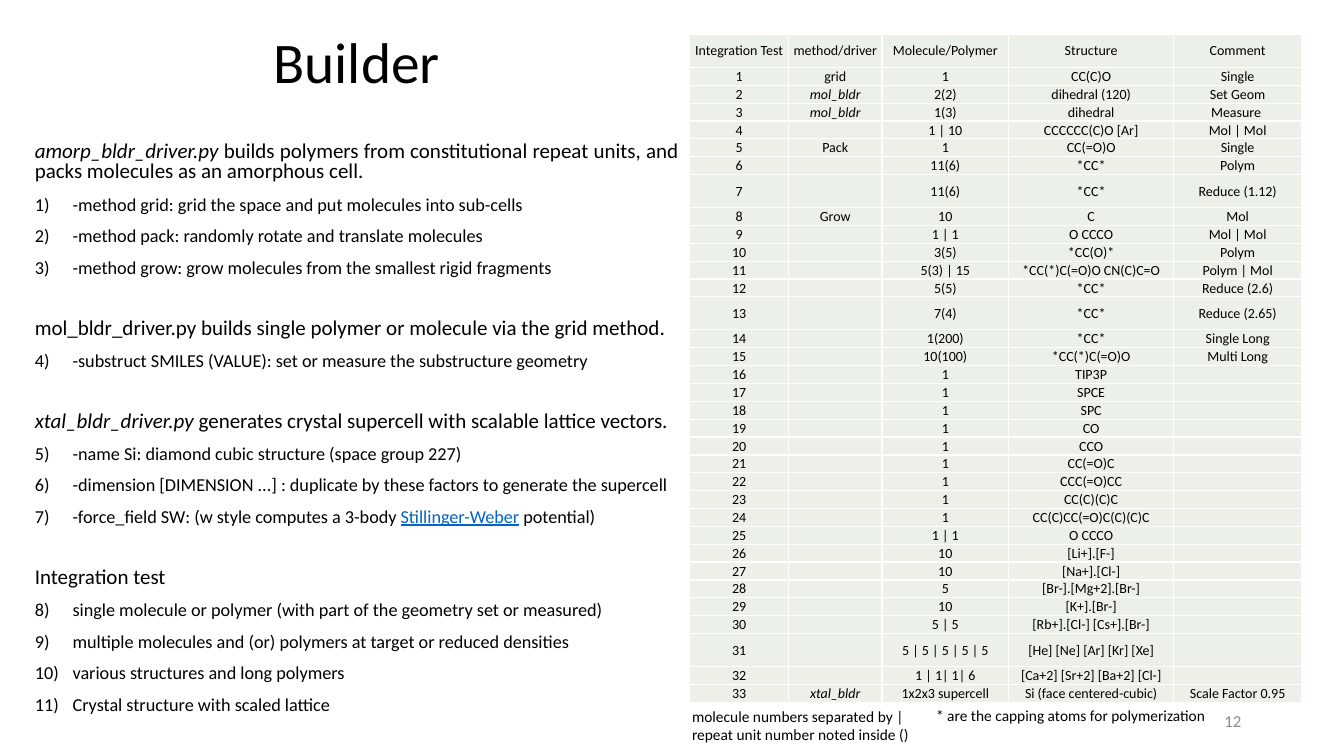
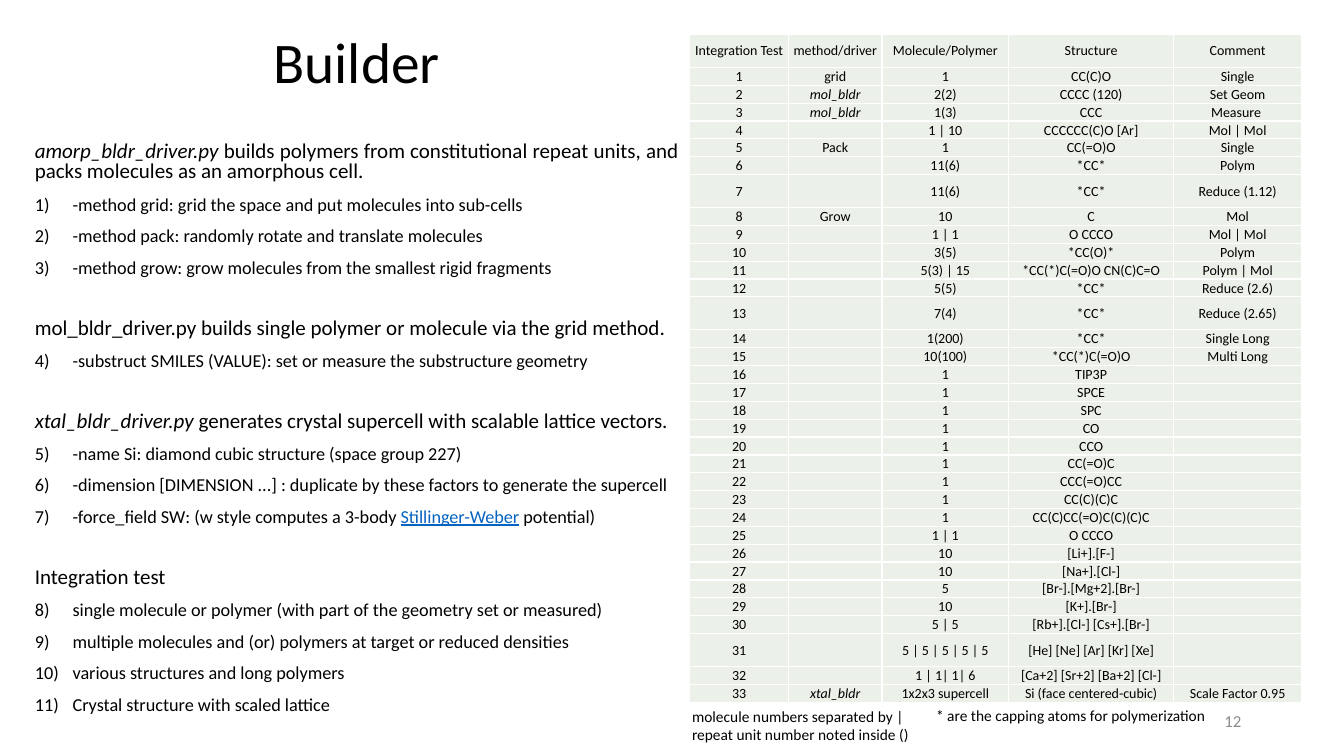
Before and after one commit to zhteg4pvt/nemd, a slide deck: slide 12 of docs/power_point/nemd.pptx. Drawn at 1344x756 pixels with LibreOffice and Linux fonts; fonts in the diff are those of the drawing. Boxes give left, top, right and bottom in pixels: in the first picture for what was removed or moved away, otherwise in the second. Text is boxed around its words. In the diff, an @@ line names an element or a change of style, - is before the commit and + after.

```diff
--- a/docs/power_point/nemd.pptx
+++ b/docs/power_point/nemd.pptx
@@ table at <box>690,34,1303,705</box> @@
-row 3, column 4: dihedral (120)
+row 3, column 4: CCCC (120)
-row 4, column 4: dihedral
+row 4, column 4: CCC
```
Also in this commit, not shown: 1 other slide changed, 1 slide added, 6 other files.
